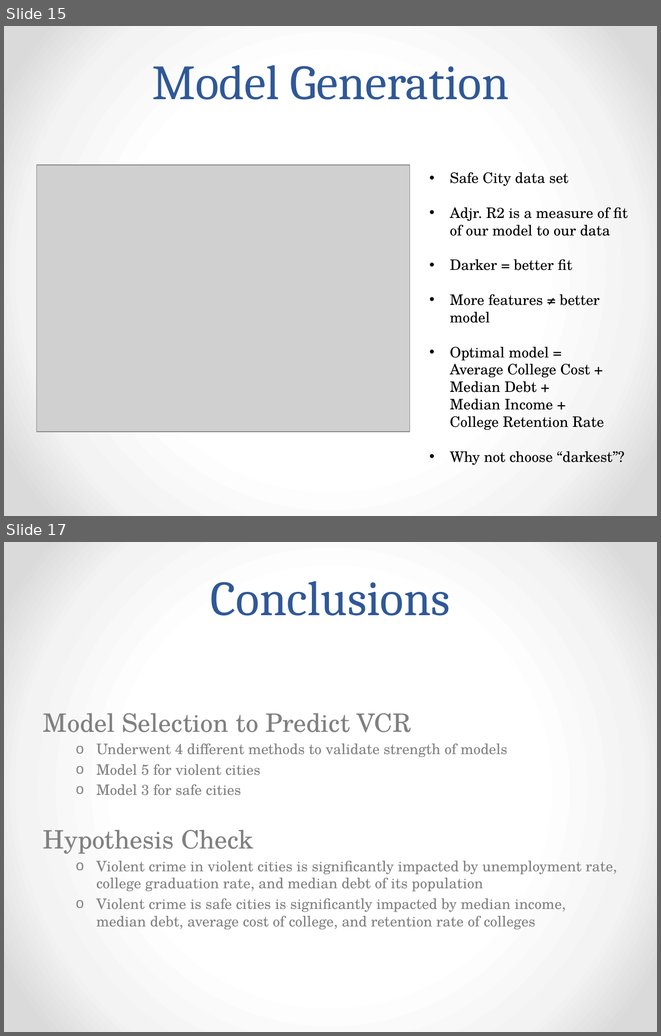
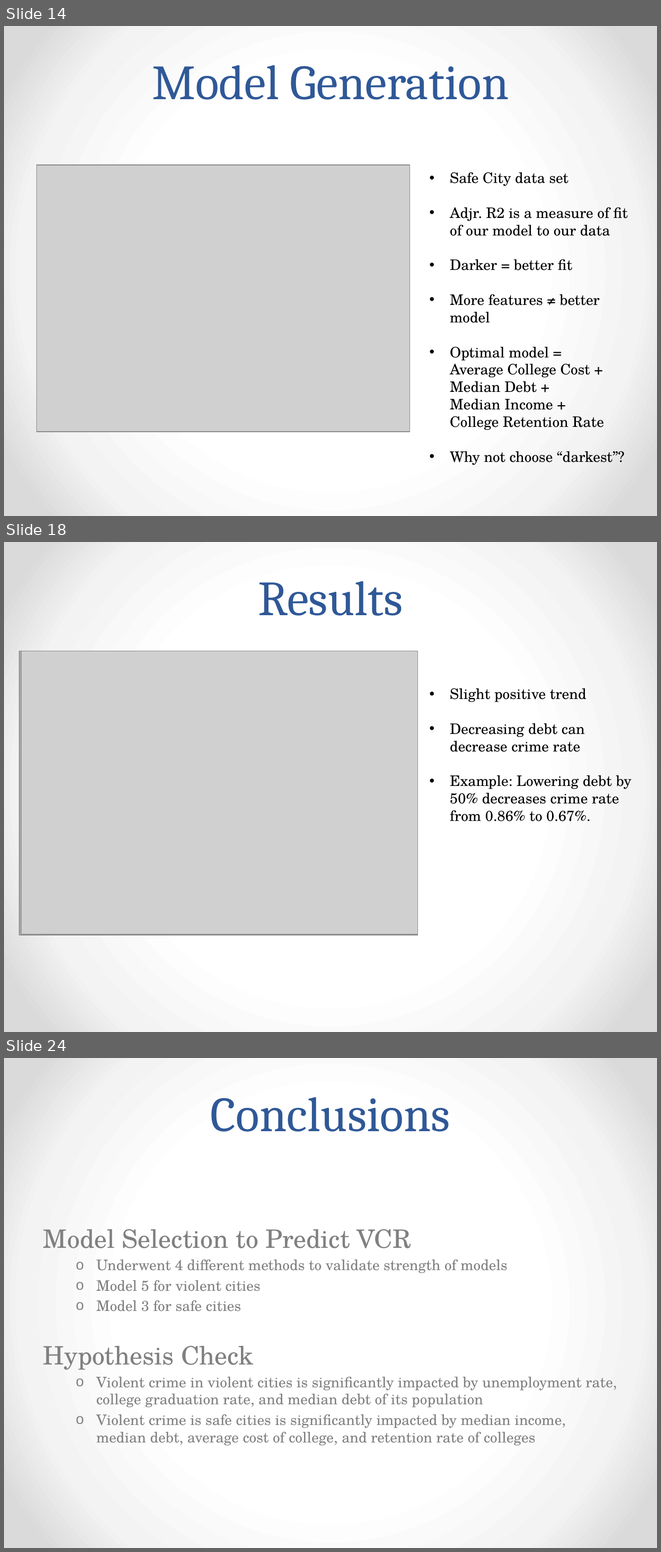
Before and after one commit to Majorfalcon/Foundations-of-Data-Science-Capstone, a slide deck: Capstone – Presentation.pptx. Shown one above the other, each under a label of ours: slides 15 and 17 before the commit, slides 14, 18 and 24 after it; the slides between them are not shown. The pictures are 661x1036 and 661x1552 pixels, drawn with LibreOffice and Linux fonts; fonts in the diff are those of the drawing; grey boxes stand for pictures. Boxes give left, top, right and bottom in pixels: in the first picture for what was removed or moved away, otherwise in the second. Text is boxed around its words. In the diff, an @@ line names an element or a change of style, - is before the commit and + after.

```diff
--- a/Capstone – Presentation.pptx
+++ b/Capstone – Presentation.pptx
@@ slide 18 added at (x1=4, y1=542, x2=657, y2=1032), background gradient #FFFFFF to #F4F4F4 to #DADADA @@
@@ title added at (x1=258, y1=581, x2=403, y2=616), 54 pt, text #2F5897 @@
+Results
@@ picture added at (x1=20, y1=651, x2=418, y2=936) @@
@@ picture added at (x1=21, y1=651, x2=418, y2=934) @@
@@ text added at (x1=450, y1=688, x2=632, y2=821), 16 pt, text #000000 @@
+• Slight positive trend
+• Decreasing debt can decrease crime rate
+• Example: Lowering debt by 50% decreases crime rate from 0.86% to 0.67%.
@@ what was slide 15 is now slide 14 @@
@@ what was slide 17 is now slide 24 @@
```
Also in this commit, not shown: 2 slides changed, 7 other slides added, 1 slide removed.
